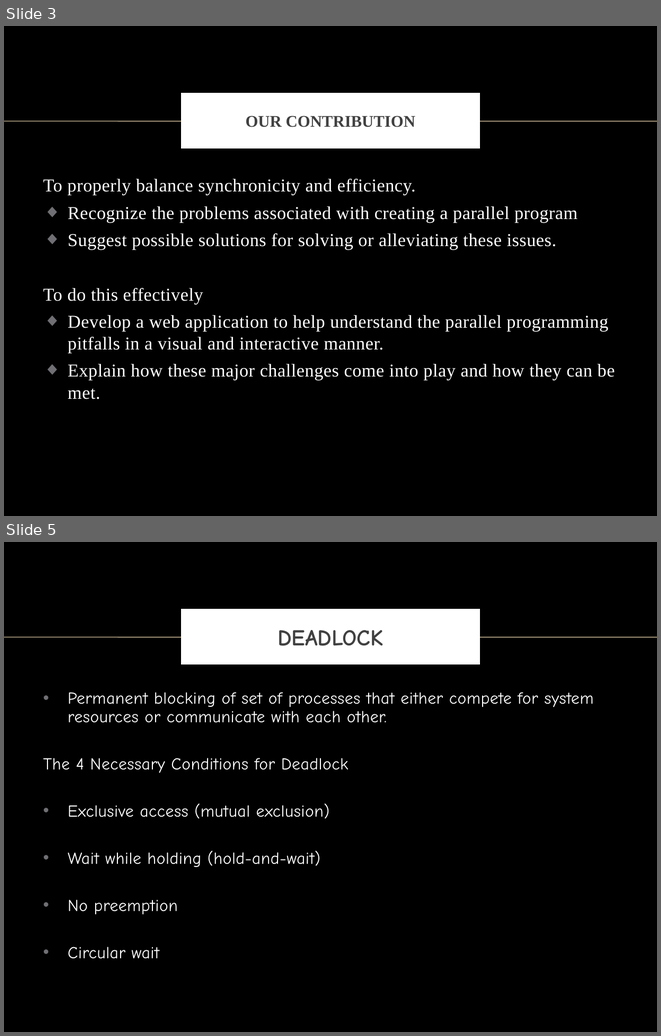
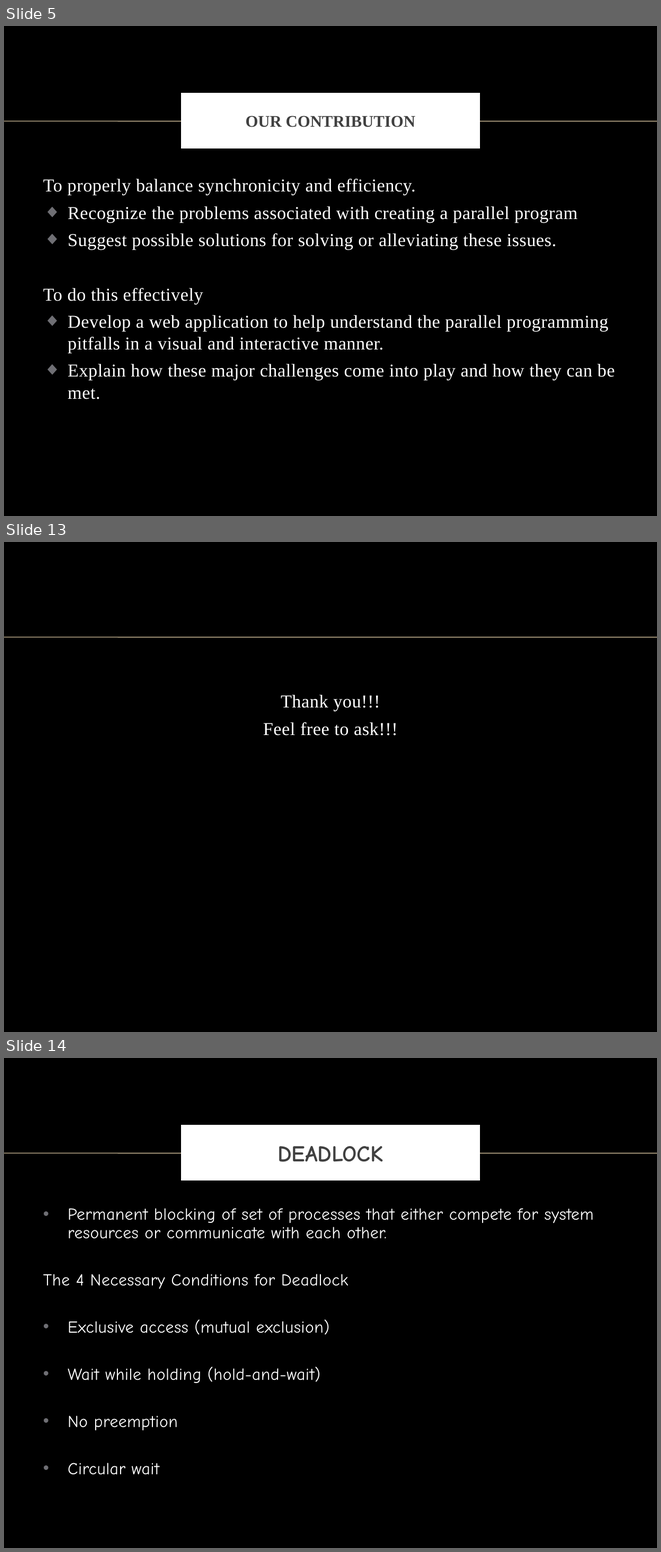
Before and after one commit to vong-srey/Paravantage, a slide deck: Presentation.pptx. Shown one above the other, each under a label of ours: slides 3 and 5 before the commit, slides 5, 13 and 14 after it; the slides between them are not shown. The pictures are 661x1036 and 661x1552 pixels, drawn with LibreOffice and Linux fonts; fonts in the diff are those of the drawing; background and template pictures are left out. Boxes give left, top, right and bottom in pixels: in the first picture for what was removed or moved away, otherwise in the second. Text is boxed around its words. In the diff, an @@ line names an element or a change of style, - is before the commit and + after.

```diff
--- a/Presentation.pptx
+++ b/Presentation.pptx
@@ slide 13 added at box(4, 542, 657, 1032), background picture (left out); not listed: 1 template element that a slide beside it also shows @@
@@ text added at box(263, 695, 397, 735), 20 pt, text #FFFFFF @@
+Thank you!!!
+Feel free to ask!!!
@@ what was slide 3 is now slide 5 @@
@@ what was slide 5 is now slide 14 @@
```
Also in this commit, not shown: 1 slide changed, 8 other slides added.
